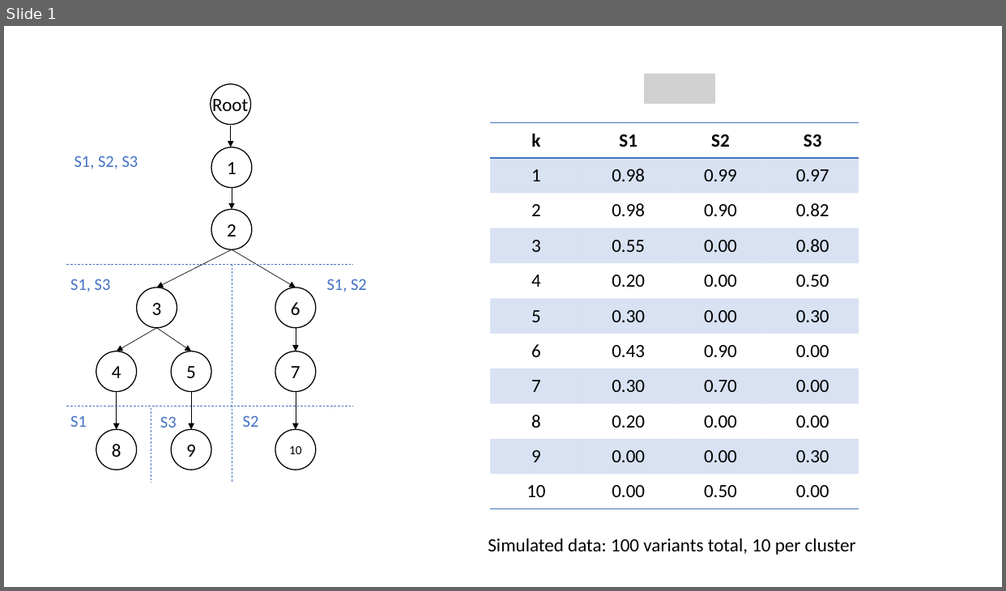
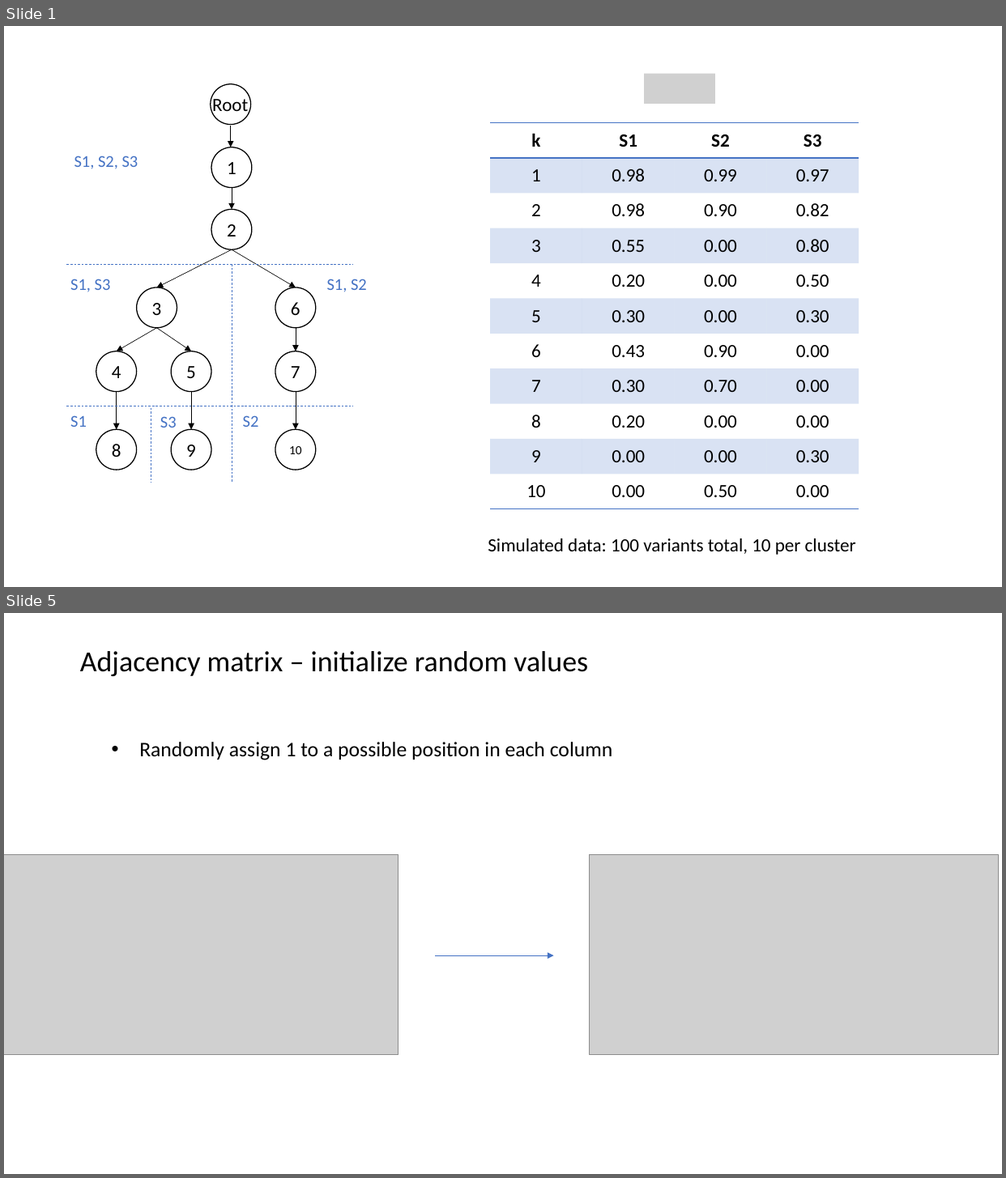
Before and after one commit to KarchinLab/pictograph, a slide deck: v6/figs/test-data-1.pptx. Shown one above the other, each under a label of ours: slide 1 before the commit, slides 1 and 5 after it; the slides between them are not shown. The pictures are 1006x591 and 1006x1178 pixels, drawn with LibreOffice and Linux fonts; fonts in the diff are those of the drawing; grey boxes stand for pictures. Boxes give left, top, right and bottom in pixels: in the first picture for what was removed or moved away, otherwise in the second. Text is boxed around its words. In the diff, an @@ line names an element or a change of style, - is before the commit and + after.

Commit message:
add adjacency matrix init and mutate functions

```diff
--- a/v6/figs/test-data-1.pptx
+++ b/v6/figs/test-data-1.pptx
@@ slide 5 added at [4,613,1002,1174], background #FFFFFF @@
@@ title added at [80,651,588,676], 28 pt, text #000000 @@
+Adjacency matrix – initialize random values
@@ text added at [139,742,613,760], 20 pt, text #000000 @@
+• Randomly assign 1 to a possible position in each column
@@ picture added at [4,855,398,1055] @@
@@ picture added at [590,855,998,1055] @@
@@ arrow added from (435, 956) to (553, 956), #4472C4 0.5 pt @@
```
Also in this commit, not shown: 3 slides changed, 2 other slides added, 3 other files.
